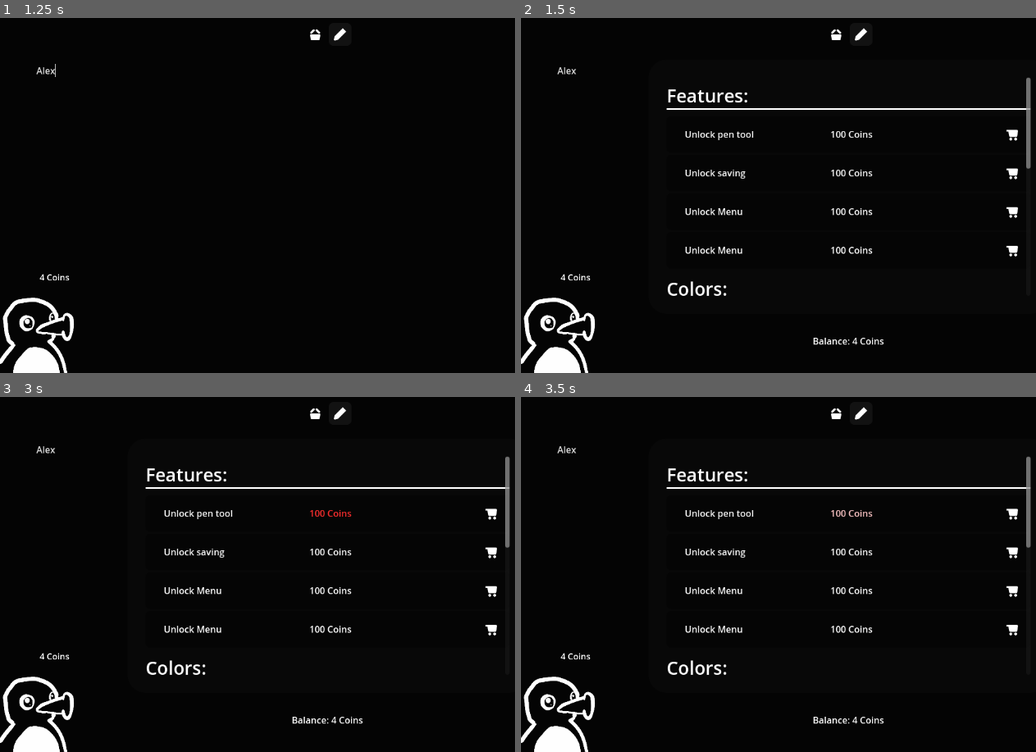
Above: before the commit, frames 1-4 (two rows, left to right).
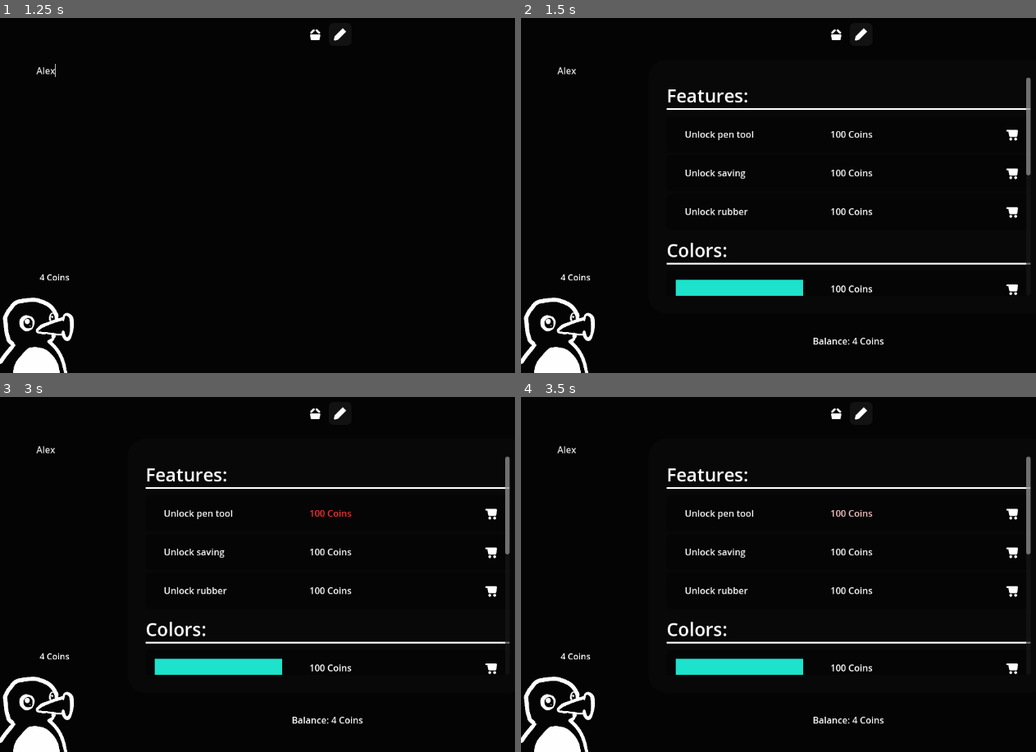
Above: after the commit, the same moments.

Repository: Username4D/nootnotes
Game: Godot game, scene res://scenes/view.tscn
Same seed, same stepped clock (60 frames per second), same inputs: the game is played once before the commit and once after it.
Inputs (mouse positions are in pixels of both pictures, inside the frame that each line leads up to):
- Up to frame 1 (1.25 s): click (329, 206) at 0.52 s; type "Alex" at 0.6 s
- Up to frame 2 (1.5 s): click (835, 35) at 1.25 s
- Up to frame 3 (3 s): click (339, 414) at 2 s; click (489, 514) at 2.77 s
- Up to frame 4 (3.5 s): no input

Frame 1 is identical in both runs. In frame 2, 2.3% of the frame differs, in the area x 28-100%, y 42-79%; in frame 3, 2.3%; in frame 4, 2.3%.

Commit message:
added rubber tool

Diff:
--- a/Scripts/drawing_area.gd
+++ b/Scripts/drawing_area.gd
@@ -7,24 +7,33 @@
 	UiHandler.mode_update.connect(m_update)
 
 func m_update():
-	if UiHandler.mode == "draw":
+	if UiHandler.mode == "draw" or "clear":
 		self.visible = true
 	else:
 		self.visible = false
 
 func _on_pressed():
-	start_pos = get_viewport().get_mouse_position() + Vector2(-32, $"../ScrollContainer".scroll_vertical - 96)
-	new_line = Line2D.new()
-	new_line.width =24.0
-	new_line.modulate.a = 0.2
-	new_line.default_color = UiHandler.color
-	new_line.add_point(start_pos)
-	new_line.add_point(start_pos)
-	$"../ScrollContainer/Control/TextEdit".add_child(new_line)
-
+	if UiHandler.mode == "draw":
+		start_pos = get_viewport().get_mouse_position() + Vector2(-32, $"../ScrollContainer".scroll_vertical - 96)
+		new_line = Line2D.new()
+		new_line.width =24.0
+		new_line.modulate.a = 0.2
+		new_line.default_color = UiHandler.color
+		new_line.add_point(start_pos)
+		new_line.add_point(start_pos)
+		$"../ScrollContainer/Control/TextEdit".add_child(new_line)
+	else:
+		for i in $"../ScrollContainer/Control/TextEdit".get_children():
+			if i.points[0].x > i.points[1].x and get_viewport().get_mouse_position().x < i.points[0].x + 32 and get_viewport().get_mouse_position().x > i.points[1].x + 32:
+				if i.points[0].y + $"../ScrollContainer".scroll_vertical + 88 < get_viewport().get_mouse_position().y and get_viewport().get_mouse_position().y< i.points[0].y + $"../ScrollContainer".scroll_vertical + 24 + 88:
+					i.queue_free()
+			if i.points[0].x < i.points[1].x and get_viewport().get_mouse_position().x > i.points[0].x + 32 and get_viewport().get_mouse_position().x < i.points[1].x + 32:
+				if i.points[0].y + $"../ScrollContainer".scroll_vertical + 88 < get_viewport().get_mouse_position().y and get_viewport().get_mouse_position().y< i.points[0].y + $"../ScrollContainer".scroll_vertical + 24 + 88:
+					i.queue_free()
 func _on_button_up() -> void:
-	new_line.modulate.a = 0.3
-	new_line = null
+	if UiHandler.mode == "draw":
+		new_line.modulate.a = 0.3
+		new_line = null
 
 func _process(delta: float) -> void:
 	if new_line:
@@ -34,7 +43,7 @@
 	start_pos = x
 	var xnew_line = Line2D.new()
 	xnew_line.width =24.0
-	xnew_line.modulate.a = 0.2
+	xnew_line.modulate.a = 0.3
 	xnew_line.default_color = z
 	xnew_line.add_point(start_pos)
 	xnew_line.add_point(y)
--- a/Scripts/navbar.gd
+++ b/Scripts/navbar.gd
@@ -1,13 +1,11 @@
 extends HBoxContainer
 
 func _ready() -> void:
-	$share.pressed.connect(other_button_pressed.bind($share))
-	$exit.pressed.connect(other_button_pressed.bind($exit))
 	$shop.pressed.connect(other_button_pressed.bind($shop))
 	$save.pressed.connect(other_button_pressed.bind($save))
 	$type.pressed.connect(mode_button_pressed.bind($type))
 	$draw.pressed.connect(mode_button_pressed.bind($draw))
-
+	$clear.pressed.connect(mode_button_pressed.bind($clear))
 	PurchaseManager.reload_navbar.connect(refresh)
 	refresh()
 
--- a/scenes/navbar.tscn
+++ b/scenes/navbar.tscn
@@ -1,19 +1,9 @@
-[gd_scene load_steps=11 format=3 uid="uid://bulxy2b3s2r43"]
+[gd_scene load_steps=10 format=3 uid="uid://bulxy2b3s2r43"]
 
 [ext_resource type="PackedScene" uid="uid://c1g3lx3kyw10u" path="res://scenes/button.tscn" id="1_c2531"]
 [ext_resource type="Script" uid="uid://cc2x1iltx3uo7" path="res://Scripts/navbar.gd" id="1_ffrot"]
 [ext_resource type="Texture2D" uid="uid://svc4rnlckcg0" path="res://Assets/sheet_white1x.png" id="2_ffrot"]
 [ext_resource type="Texture2D" uid="uid://cvntfy3cc2ee5" path="res://Assets/expansion_sheet_white1x.png" id="3_0ulrk"]
-
-[sub_resource type="AtlasTexture" id="AtlasTexture_c3nad"]
-resource_local_to_scene = true
-atlas = ExtResource("2_ffrot")
-region = Rect2(150, 250, 50, 50)
-
-[sub_resource type="AtlasTexture" id="AtlasTexture_aa4wl"]
-resource_local_to_scene = true
-atlas = ExtResource("2_ffrot")
-region = Rect2(400, 100, 50, 50)
 
 [sub_resource type="AtlasTexture" id="AtlasTexture_ffrot"]
 resource_local_to_scene = true
@@ -35,24 +25,17 @@
 atlas = ExtResource("3_0ulrk")
 region = Rect2(50, 100, 50, 50)
 
+[sub_resource type="AtlasTexture" id="AtlasTexture_0ulrk"]
+resource_local_to_scene = true
+atlas = ExtResource("3_0ulrk")
+region = Rect2(50, 50, 50, 50)
+
 [node name="navbar" type="HBoxContainer"]
 clip_contents = true
 offset_right = 1152.0
 offset_bottom = 32.0
 alignment = 1
 script = ExtResource("1_ffrot")
-
-[node name="share" parent="." instance=ExtResource("1_c2531")]
-custom_minimum_size = Vector2(40, 40)
-layout_mode = 2
-toggle_mode = false
-icon = SubResource("AtlasTexture_c3nad")
-
-[node name="exit" parent="." instance=ExtResource("1_c2531")]
-custom_minimum_size = Vector2(40, 40)
-layout_mode = 2
-toggle_mode = false
-icon = SubResource("AtlasTexture_aa4wl")
 
 [node name="shop" parent="." instance=ExtResource("1_c2531")]
 custom_minimum_size = Vector2(40, 40)
@@ -78,3 +61,9 @@
 layout_mode = 2
 icon = SubResource("AtlasTexture_tbv1c")
 metadata/mode = true
+
+[node name="clear" parent="." instance=ExtResource("1_c2531")]
+custom_minimum_size = Vector2(40, 40)
+layout_mode = 2
+icon = SubResource("AtlasTexture_0ulrk")
+metadata/mode = true
--- a/scenes/shop.tscn
+++ b/scenes/shop.tscn
@@ -51,13 +51,9 @@
 layout_mode = 2
 product_name = "Unlock saving"
 
-[node name="exit" parent="ScrollContainer/VBoxContainer" instance=ExtResource("2_xfvoa")]
+[node name="clear" parent="ScrollContainer/VBoxContainer" instance=ExtResource("2_xfvoa")]
 layout_mode = 2
-product_name = "Unlock Menu"
-
-[node name="share" parent="ScrollContainer/VBoxContainer" instance=ExtResource("2_xfvoa")]
-layout_mode = 2
-product_name = "Unlock Menu"
+product_name = "Unlock rubber"
 
 [node name="Colors" parent="ScrollContainer/VBoxContainer" instance=ExtResource("1_lx5au")]
 layout_mode = 2
